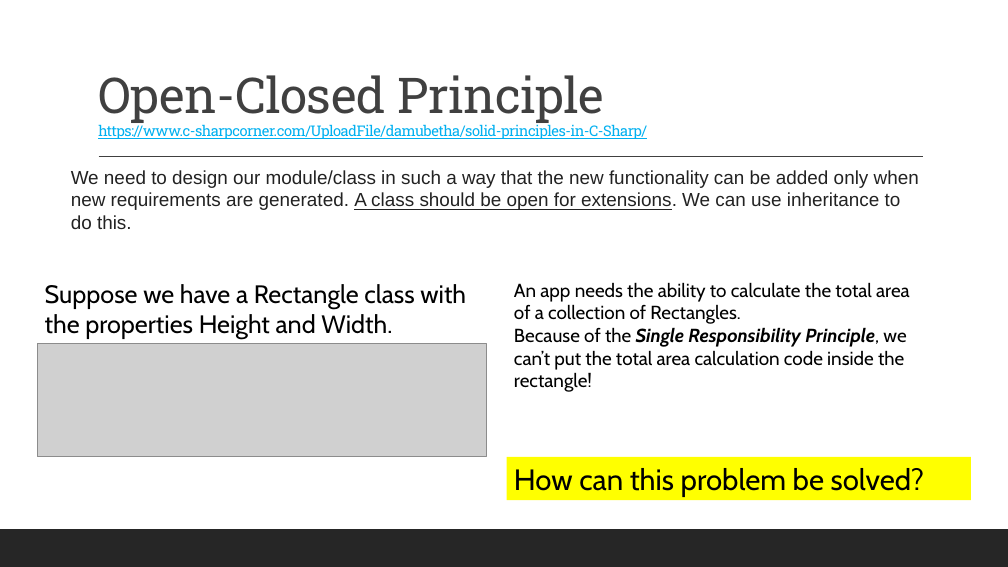
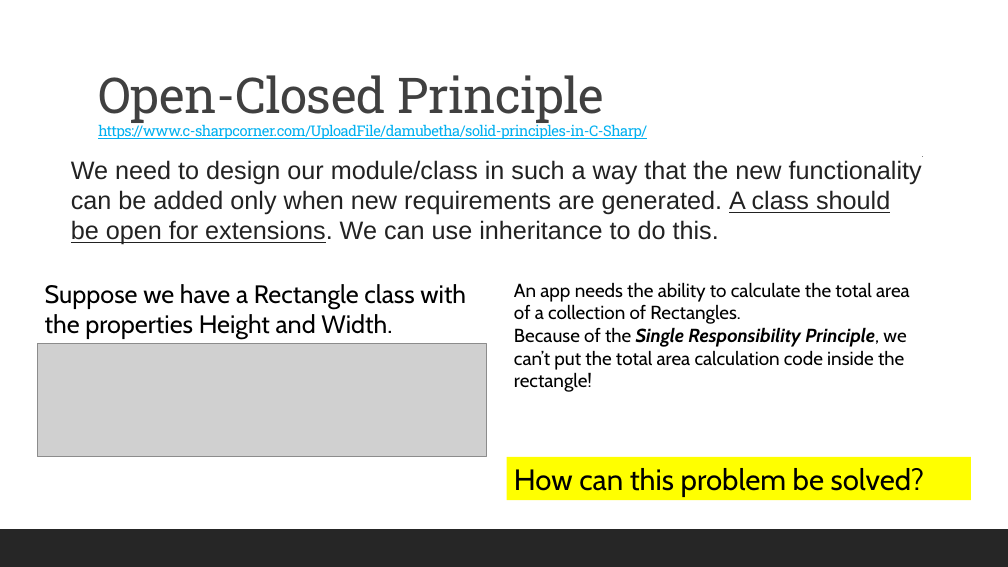
Before and after one commit to 2002-feb24-net/trainer-code, a slide deck: slide 5 of 1-csharp/MarksCodeAndPPTs/DotNetPPTs/D4_.NET_SOLID.pptx. Drawn at 1008x567 pixels with LibreOffice and Linux fonts; fonts in the diff are those of the drawing; grey boxes stand for pictures. Boxes give left, top, right and bottom in pixels: in the first picture for what was removed or moved away, otherwise in the second. Text is boxed around its words. In the diff, an @@ line names an element or a change of style, - is before the commit and + after.

```diff
--- a/1-csharp/MarksCodeAndPPTs/DotNetPPTs/D4_.NET_SOLID.pptx
+++ b/1-csharp/MarksCodeAndPPTs/DotNetPPTs/D4_.NET_SOLID.pptx
@@ text "We need to design our ...": place and size @@
-text "We need to design our ..." at [71,170,919,229]
+text "We need to design our ..." at [71,160,922,245]
@@ text "We need to design our ..." at [71,160,922,245]: size 18 to 24 pt @@
```
Also in this commit, not shown: 3 other slides changed, 4 other files.
